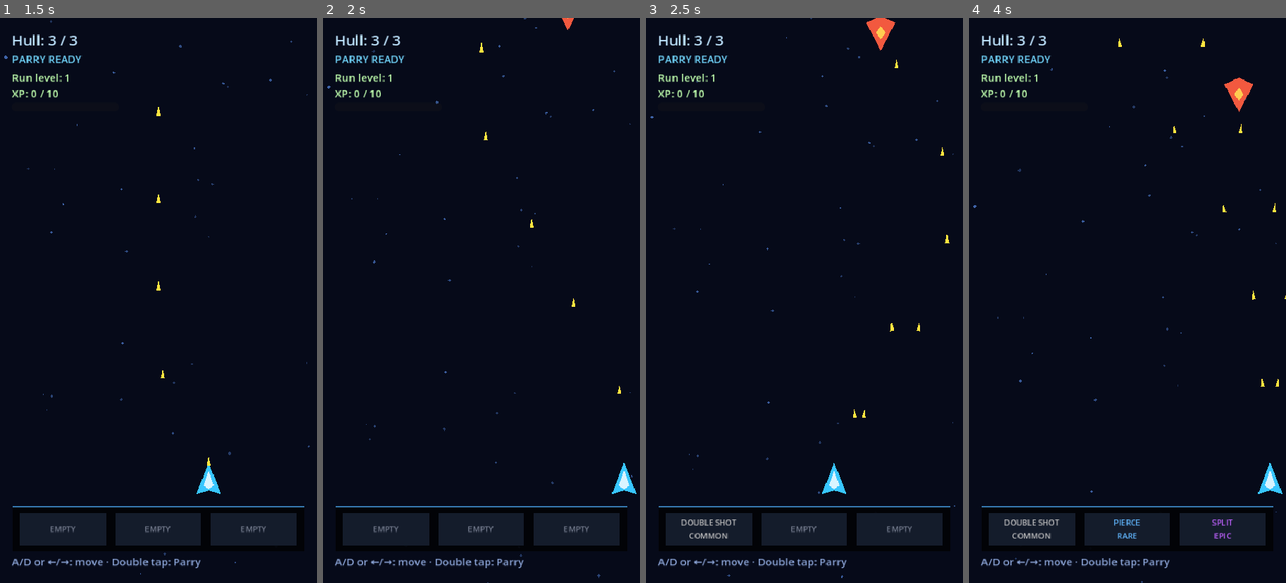
Above: before the commit, frames 1-4 (left to right).
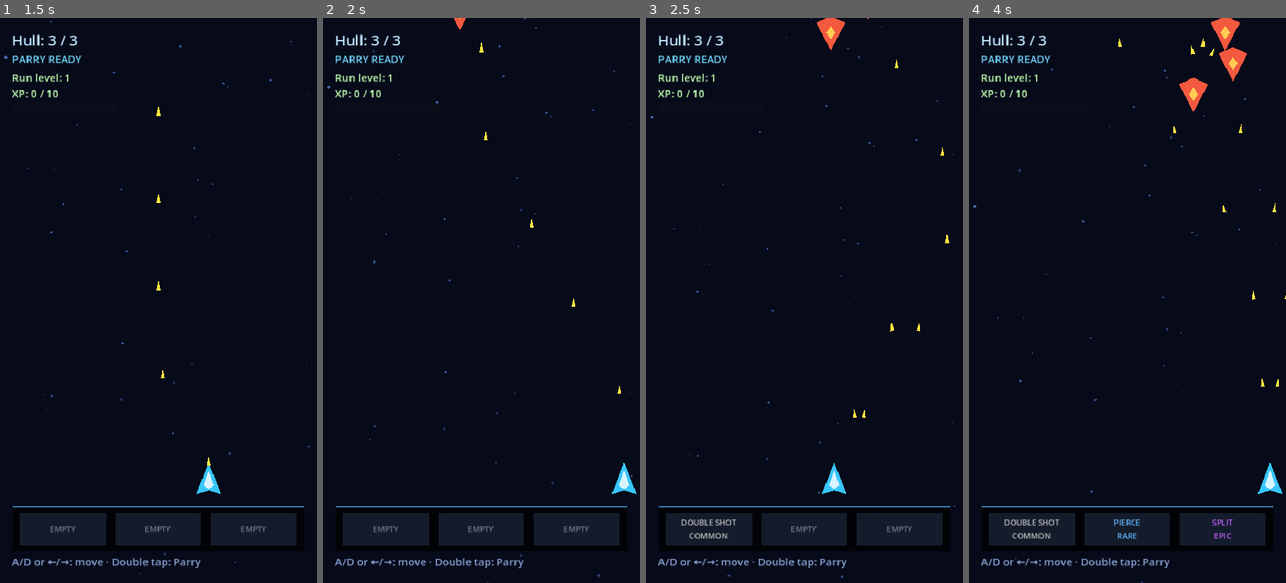
Above: after the commit, the same moments.

Repository: Gonz007/Bullet-Rogue
Game: Godot game, scene res://scenes/MainMenu.tscn
The game is run twice, just before and just after one commit, with the same random seed, the same clock (stepped at 60 frames per second) and the same inputs.
Inputs:
- Up to frame 1 (1.5 s): click "PLAY" at 0.5 s; tap Enter (ui_accept) at 1.25 s; hold D (move_right) from 1.28 s (still down); tap R at 1.35 s
- Up to frame 2 (2 s): keep holding D (move_right); tap Enter (ui_accept) at 1.52 s
- Up to frame 3 (2.5 s): release D (move_right) at 2.03 s; hold A (move_left) from 2.03 s (still down); tap 1 at 2.1 s; tap Enter (ui_accept) at 2.27 s
- Up to frame 4 (4 s): release A (move_left) at 2.78 s; hold D (move_right) from 2.78 s (still down); tap 2 at 2.85 s; tap 3 at 3.6 s; tap Enter (ui_accept) at 3.77 s

Frame 1 is identical in both runs. In frame 2, less than 0.1% of the frame differs, in the area x 41-80%, y 0-3%; in frame 3, 0.6%; in frame 4, 1.1%, in the area x 66-90%, y 0-17%.

Commit message:
feat: add spawn director and wave resources

Diff:
--- a/scenes/Main.tscn
+++ b/scenes/Main.tscn
@@ -2,11 +2,10 @@
 
 [ext_resource type="Script" uid="uid://dgy46pieuptsd" path="res://scripts/main.gd" id="1_main"]
 [ext_resource type="PackedScene" path="res://scenes/Player.tscn" id="2_player"]
-[ext_resource type="Script" uid="uid://cn4ub7vxb5646" path="res://scripts/enemy_spawner.gd" id="3_spawner"]
-[ext_resource type="PackedScene" path="res://scenes/Chaser.tscn" id="4_chaser"]
-[ext_resource type="PackedScene" path="res://scenes/Shooter.tscn" id="5_shooter"]
-[ext_resource type="PackedScene" path="res://scenes/Burst.tscn" id="6_burst"]
-[ext_resource type="PackedScene" path="res://scenes/Turret.tscn" id="7_turret"]
+[ext_resource type="Script" path="res://scripts/spawn_director.gd" id="3_director"]
+[ext_resource type="Resource" path="res://waves/stage1_pursuit.tres" id="4_pursuit"]
+[ext_resource type="Resource" path="res://waves/stage1_crossfire.tres" id="5_crossfire"]
+[ext_resource type="Resource" path="res://waves/stage1_pressure.tres" id="6_pressure"]
 [ext_resource type="Script" uid="uid://34x1qginllf8" path="res://scripts/run_progress.gd" id="8_progress"]
 [ext_resource type="Script" uid="uid://74m3n16h4vuv" path="res://scripts/cards/card_manager.gd" id="9_cards"]
 [ext_resource type="Script" uid="uid://cjuvsggsg6irn" path="res://scripts/cards/card_data.gd" id="10_1iba3"]
@@ -24,15 +23,6 @@
 [ext_resource type="Script" path="res://scripts/shop/shop_manager.gd" id="21_shop_manager"]
 [ext_resource type="PackedScene" path="res://scenes/ui/ShopUI.tscn" id="22_shop_ui"]
 [ext_resource type="PackedScene" path="res://scenes/ui/PauseMenu.tscn" id="23_pause"]
-[ext_resource type="PackedScene" path="res://scenes/enemies/FastChaser.tscn" id="24_fast"]
-[ext_resource type="PackedScene" path="res://scenes/enemies/HeavyChaser.tscn" id="25_heavy"]
-[ext_resource type="PackedScene" path="res://scenes/enemies/ZigzagChaser.tscn" id="26_zigzag"]
-[ext_resource type="PackedScene" path="res://scenes/enemies/Rammer.tscn" id="27_rammer"]
-[ext_resource type="PackedScene" path="res://scenes/enemies/StraightShooter.tscn" id="28_straight"]
-[ext_resource type="PackedScene" path="res://scenes/enemies/SpreadShooter.tscn" id="29_spread"]
-[ext_resource type="PackedScene" path="res://scenes/enemies/PredictiveChaser.tscn" id="30_predictive"]
-[ext_resource type="PackedScene" path="res://scenes/enemies/MovingShooter.tscn" id="31_moving"]
-[ext_resource type="PackedScene" path="res://scenes/enemies/Orbiter.tscn" id="32_orbiter"]
 
 [node name="Main" type="Node2D" unique_id=827351479]
 script = ExtResource("1_main")
@@ -51,20 +41,9 @@
 position = Vector2(240, 700)
 
 [node name="EnemySpawner" type="Node" parent="." unique_id=717987066]
-script = ExtResource("3_spawner")
-chaser_scene = ExtResource("4_chaser")
-shooter_scene = ExtResource("5_shooter")
-burst_scene = ExtResource("6_burst")
-turret_scene = ExtResource("7_turret")
-fast_chaser_scene = ExtResource("24_fast")
-heavy_chaser_scene = ExtResource("25_heavy")
-zigzag_chaser_scene = ExtResource("26_zigzag")
-rammer_scene = ExtResource("27_rammer")
-straight_shooter_scene = ExtResource("28_straight")
-spread_shooter_scene = ExtResource("29_spread")
-predictive_chaser_scene = ExtResource("30_predictive")
-moving_shooter_scene = ExtResource("31_moving")
-orbiter_scene = ExtResource("32_orbiter")
+script = ExtResource("3_director")
+waves = Array[Resource]([ExtResource("4_pursuit"), ExtResource("5_crossfire"), ExtResource("6_pressure")])
+max_active_enemies = 7
 
 [node name="RunProgress" type="Node" parent="." unique_id=319239813]
 script = ExtResource("8_progress")
--- /dev/null
+++ b/scripts/spawn_director.gd
@@ -0,0 +1,64 @@
+class_name SpawnDirector
+extends Node
+
+@export var waves: Array[WaveData] = []
+@export var max_active_enemies := 7
+
+var _wave_index := 0
+var _spawned := 0
+var _timer := 0.8
+var _resting := false
+var _active := true
+var _random := RandomNumberGenerator.new()
+
+func _ready() -> void:
+	_random.randomize()
+
+func set_active(value: bool) -> void:
+	_active = value
+
+func _process(delta: float) -> void:
+	if not _active or waves.is_empty():
+		return
+	_timer -= delta
+	if _timer > 0.0:
+		return
+	if _resting:
+		_resting = false
+		_advance_wave()
+		return
+	var wave := waves[_wave_index]
+	if _spawned < wave.spawn_count and get_tree().get_nodes_in_group("enemies").size() < max_active_enemies:
+		_spawn_from_wave(wave)
+		_spawned += 1
+		_timer = wave.spawn_interval
+	elif _spawned >= wave.spawn_count:
+		_resting = true
+		_timer = wave.rest_after
+
+func _advance_wave() -> void:
+	_wave_index = (_wave_index + 1) % waves.size()
+	_spawned = 0
+	_timer = 0.5
+
+func _spawn_from_wave(wave: WaveData) -> void:
+	if wave.enemy_scenes.is_empty():
+		return
+	var scene := wave.enemy_scenes[_random.randi_range(0, wave.enemy_scenes.size() - 1)]
+	var enemy := scene.instantiate() as Enemy
+	if enemy == null:
+		return
+	enemy.global_position = enemy.get_spawn_position(_random)
+	if _random.randf() < wave.elite_chance:
+		enemy.max_health = ceili(enemy.max_health * 1.5)
+		enemy.experience_value *= 2
+		enemy.coin_drop_chance = minf(1.0, enemy.coin_drop_chance + 0.2)
+		enemy.modulate = Color(1.0, 0.75, 0.22)
+	enemy.died.connect(_on_enemy_died)
+	get_parent().add_child(enemy)
+
+
+func _on_enemy_died(enemy: Enemy, _damage_info: DamageInfo) -> void:
+	var progress := get_parent().get_node_or_null("RunProgress") as RunProgress
+	if progress != null:
+		progress.gain_experience(enemy.experience_value)
--- /dev/null
+++ b/scripts/wave_data.gd
@@ -0,0 +1,9 @@
+class_name WaveData
+extends Resource
+
+@export var display_name := "Wave"
+@export var enemy_scenes: Array[PackedScene] = []
+@export var spawn_count := 4
+@export var spawn_interval := 1.2
+@export var rest_after := 2.0
+@export var elite_chance := 0.0
--- /dev/null
+++ b/waves/stage1_crossfire.tres
@@ -0,0 +1,15 @@
+[gd_resource type="Resource" script_class="WaveData" load_steps=5 format=3]
+
+[ext_resource type="Script" path="res://scripts/wave_data.gd" id="1_wave"]
+[ext_resource type="PackedScene" path="res://scenes/Shooter.tscn" id="2_shooter"]
+[ext_resource type="PackedScene" path="res://scenes/enemies/StraightShooter.tscn" id="3_straight"]
+[ext_resource type="PackedScene" path="res://scenes/enemies/SpreadShooter.tscn" id="4_spread"]
+
+[resource]
+script = ExtResource("1_wave")
+display_name = "Crossfire"
+enemy_scenes = Array[PackedScene]([ExtResource("2_shooter"), ExtResource("3_straight"), ExtResource("4_spread")])
+spawn_count = 6
+spawn_interval = 1.0
+rest_after = 2.4
+elite_chance = 0.1
--- /dev/null
+++ b/waves/stage1_pressure.tres
@@ -0,0 +1,15 @@
+[gd_resource type="Resource" script_class="WaveData" load_steps=5 format=3]
+
+[ext_resource type="Script" path="res://scripts/wave_data.gd" id="1_wave"]
+[ext_resource type="PackedScene" path="res://scenes/enemies/Rammer.tscn" id="2_rammer"]
+[ext_resource type="PackedScene" path="res://scenes/enemies/MovingShooter.tscn" id="3_moving"]
+[ext_resource type="PackedScene" path="res://scenes/enemies/Orbiter.tscn" id="4_orbiter"]
+
+[resource]
+script = ExtResource("1_wave")
+display_name = "Pressure"
+enemy_scenes = Array[PackedScene]([ExtResource("2_rammer"), ExtResource("3_moving"), ExtResource("4_orbiter")])
+spawn_count = 5
+spawn_interval = 1.15
+rest_after = 3.0
+elite_chance = 0.15
--- /dev/null
+++ b/waves/stage1_pursuit.tres
@@ -0,0 +1,14 @@
+[gd_resource type="Resource" script_class="WaveData" load_steps=5 format=3]
+
+[ext_resource type="Script" path="res://scripts/wave_data.gd" id="1_wave"]
+[ext_resource type="PackedScene" path="res://scenes/Chaser.tscn" id="2_chaser"]
+[ext_resource type="PackedScene" path="res://scenes/enemies/FastChaser.tscn" id="3_fast"]
+[ext_resource type="PackedScene" path="res://scenes/enemies/ZigzagChaser.tscn" id="4_zigzag"]
+
+[resource]
+script = ExtResource("1_wave")
+display_name = "Pursuit"
+enemy_scenes = Array[PackedScene]([ExtResource("2_chaser"), ExtResource("3_fast"), ExtResource("4_zigzag")])
+spawn_count = 7
+spawn_interval = 0.75
+rest_after = 2.0
